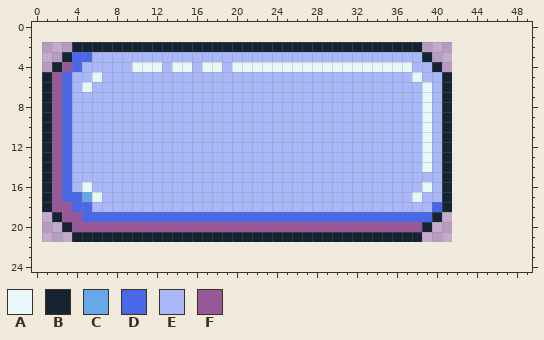
Two versions of one pixel-art file, button-highlighted.aseprite. Above, as it was before the edit.
41x20 pixels, 1 frame. The old version is drawn lined up with the new one, on the new canvas.
Palette (. is transparent): A #e8f8f8  B #162432  C #68a8e8  D #4868e8  E #a8b8f8  F #985898
Pixels before, first column x 1:
 2 ...BBBBBBBBBBBBBBBBBBBBBBBBBBBBBBBBBBB...
 3 ..BDDEEEEEEEEEEEEEEEEEEEEEEEEEEEEEEEEEB..
 4 .BFDEEEEEAAAEAAEAAEAAAAAAAAAAAAAAAAAAEEB.
 5 BFDEEAEEEEEEEEEEEEEEEEEEEEEEEEEEEEEEEAEEB
 6 BFDEAEEEEEEEEEEEEEEEEEEEEEEEEEEEEEEEEEAEB
 7 BFDEEEEEEEEEEEEEEEEEEEEEEEEEEEEEEEEEEEAEB
 8 BFDEEEEEEEEEEEEEEEEEEEEEEEEEEEEEEEEEEEAEB
 9 BFDEEEEEEEEEEEEEEEEEEEEEEEEEEEEEEEEEEEAEB
10 BFDEEEEEEEEEEEEEEEEEEEEEEEEEEEEEEEEEEEAEB
11 BFDEEEEEEEEEEEEEEEEEEEEEEEEEEEEEEEEEEEAEB
12 BFDEEEEEEEEEEEEEEEEEEEEEEEEEEEEEEEEEEEAEB
13 BFDEEEEEEEEEEEEEEEEEEEEEEEEEEEEEEEEEEEAEB
14 BFDEEEEEEEEEEEEEEEEEEEEEEEEEEEEEEEEEEEAEB
15 BFDEEEEEEEEEEEEEEEEEEEEEEEEEEEEEEEEEEEEEB
16 BFDEAEEEEEEEEEEEEEEEEEEEEEEEEEEEEEEEEEAEB
17 BFDDCAEEEEEEEEEEEEEEEEEEEEEEEEEEEEEEEAEEB
18 BFFDDEEEEEEEEEEEEEEEEEEEEEEEEEEEEEEEEEEDB
19 .BFFDDDDDDDDDDDDDDDDDDDDDDDDDDDDDDDDDDDB.
20 ..BFFFFFFFFFFFFFFFFFFFFFFFFFFFFFFFFFFFB..
21 ...BBBBBBBBBBBBBBBBBBBBBBBBBBBBBBBBBBB...
New version:
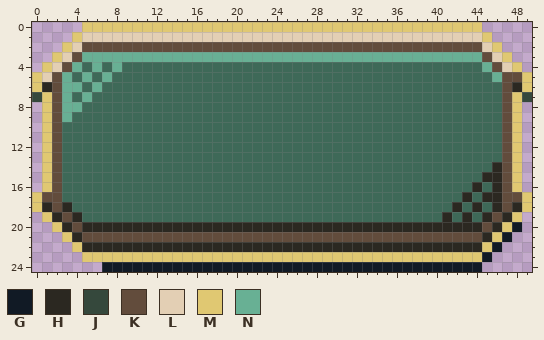
Colours new in this view: G #111a25  H #2b2821  J #35483c  K #624c3c  L #e3cfb4  M #e0c872  N #68b094
Diff:
canvas 41x20 -> 50x25, the old top-left corner now at 1,2
colour E: #a8b8f8 -> #3e6958
Changed rows in their new state; - is a pixel that keeps its letter.
first column x 0:
 0 -----MMMMMMMMMMMMMMMMMMMMMMMMMMMMMMMMMMMMMMMM-----
 1 ----MLLLLLLLLLLLLLLLLLLLLLLLLLLLLLLLLLLLLLLLLM----
 2 ---MLKKKKKKKKKKKKKKKKKKKKKKKKKKKKKKKKKKKKKKKKLM---
 3 --MLKNNNNNNNNNNNNNNNNNNNNNNNNNNNNNNNNNNNNNNNNKLM--
 4 -MLKN-N-N-EEE-EE-EE-EEEEEEEEEEEEEEEEEE--EEEEENKLM-
 5 MLKN-NEN------------------------------E--EEEEENKKM
 6 MHKNNEN--------------------------------E-EEEEEEKHM
 7 JMKN-N---------------------------------E-EEEEEEKMJ
 8 -MKNN----------------------------------E-EEEEEEKM-
 9 -MKN-----------------------------------E-EEEEEEKM-
10 -MKE-----------------------------------E-EEEEEEKM-
11 -MKE-----------------------------------E-EEEEEEKM-
12 -MKE-----------------------------------E-EEEEEEKM-
13 -MKE-----------------------------------E-EEEEEEKM-
14 -MKE-----------------------------------E-EEEEEHKM-
15 -MKE-------------------------------------EEEEHHKM-
16 -MKE-E---------------------------------E-EEEHEHKM-
17 MKKEEEE-------------------------------E--EEHEHHKKM
18 MHKHEE----------------------------------EEHEHEHKHM
19 -MHKHEEEEEEEEEEEEEEEEEEEEEEEEEEEEEEEEEEEEHEHEHKHM-
20 --MHKHHHHHHHHHHHHHHHHHHHHHHHHHHHHHHHHHHHHHHHHKHMG-
21 ---MHKKKKKKKKKKKKKKKKKKKKKKKKKKKKKKKKKKKKKKKKHMG--
22 ----MHHHHHHHHHHHHHHHHHHHHHHHHHHHHHHHHHHHHHHHHMG---
23 -----MMMMMMMMMMMMMMMMMMMMMMMMMMMMMMMMMMMMMMMMG----
24 -------GGGGGGGGGGGGGGGGGGGGGGGGGGGGGGGGGGGGGG-----
